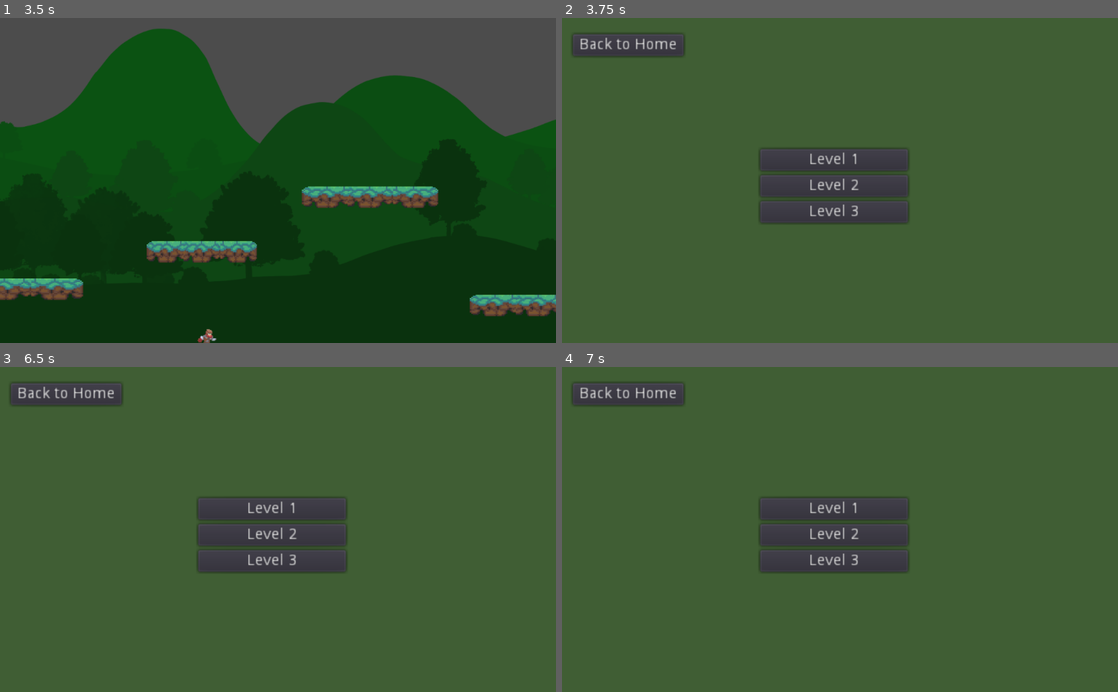
Above: before the commit, frames 1-4 (two rows, left to right).
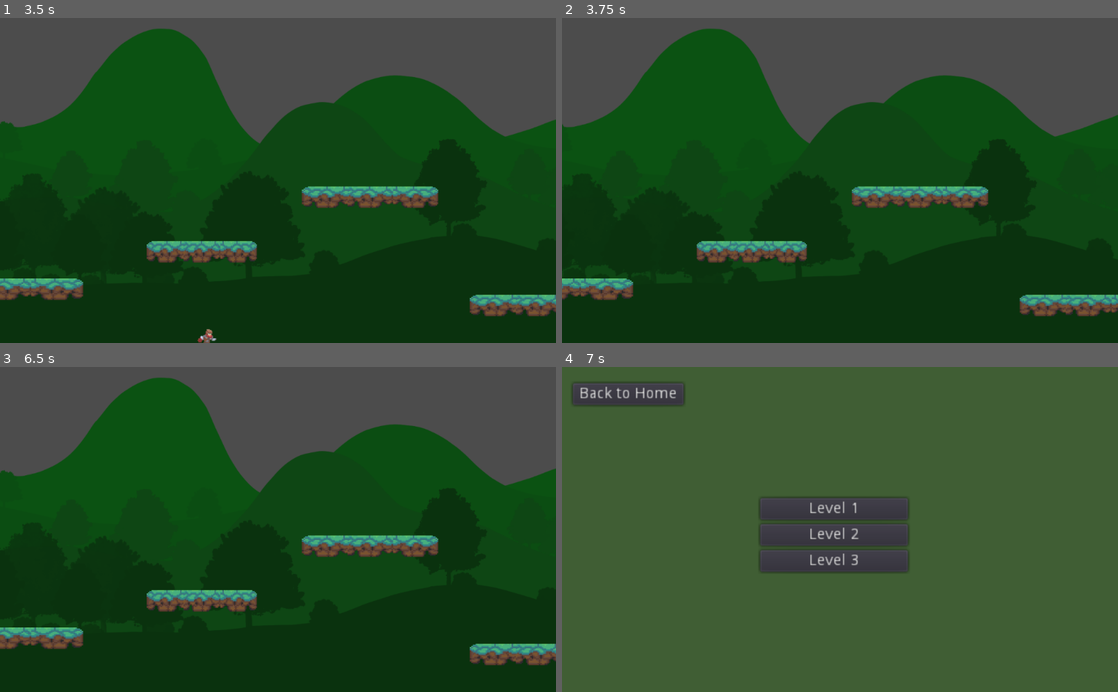
Above: after the commit, the same moments.

Repository: ztd12/GodotGrapple
Game: Godot game, scene res://HUD/Main Menu.tscn
Same seed, same stepped clock (60 frames per second), same inputs: the game is played once before the commit and once after it.
Inputs (mouse positions are in pixels of both pictures, inside the frame that each line leads up to):
- Up to frame 1 (3.5 s): click "Start" at 0.5 s; click "Level 1" at 1.25 s; move the mouse to (400, 164) at 2.02 s; hold D (move_right) from 2.03 s (still down); tap Space (attack) at 2.1 s; tap W (jump) at 2.27, 3.02 s; move the mouse to (166, 196) at 2.77 s; tap S (crouch) at 2.85 s
- Up to frame 2 (3.75 s): move the mouse to (895, 109) at 3.52 s; release D (move_right) at 3.53 s; hold A (move_left) from 3.53 s (still down); tap Shift (dodge) at 3.6 s
- Up to frame 3 (6.5 s): release A (move_left) at 4.25 s; click "Level 1" at 4.25 s; move the mouse to (250, 594) at 5.02 s; hold D (move_right) from 5.03 s (still down); click (250, 594) at 5.1 s; tap W (jump) at 5.27, 6.02 s; move the mouse to (444, 578) at 5.77 s; tap Space (attack) at 5.85 s
- Up to frame 4 (7 s): move the mouse to (673, 480) at 6.52 s; release D (move_right) at 6.53 s; hold A (move_left) from 6.53 s (still down); tap S (crouch) at 6.6 s; tap W (jump) at 6.77 s

Frame 1 is identical in both runs. In frame 2, 77% of the frame differs, in the area x 0-100%, y 3-100%; in frame 3, 77%; in frame 4, nothing differs.

Commit message:
gameover works

Diff:
--- /dev/null
+++ b/Player/Dead.gd
@@ -0,0 +1,8 @@
+extends PlayerState
+
+
+
+func enter(_msg := {}) -> void:
+	$falloff.play()
+	yield($falloff, "finished")
+	get_tree().change_scene("res://HUD/Level Menu.tscn")
--- a/Player/Fall.gd
+++ b/Player/Fall.gd
@@ -6,6 +6,7 @@
 
 export(NodePath) var _hk
 onready var grppl: Node2D = get_node(_hk)
+
 
 func enter(_msg := {}) -> void:
 	animated_sprite.play("fall")
@@ -44,4 +45,4 @@
 			state_machine.transition_to("Run")
 
 	if player.position.y > 750:
-			get_tree().change_scene("res://HUD/Level Menu.tscn")
+		state_machine.transition_to("Dead")
--- a/Player/Player.tscn
+++ b/Player/Player.tscn
@@ -85,6 +85,8 @@
 [ext_resource path="res://Player/Swordsound (1).mp3" type="AudioStream" id=83]
 [ext_resource path="res://Player/GrappleHook.tscn" type="PackedScene" id=84]
 [ext_resource path="res://Player/Hook.gd" type="Script" id=85]
+[ext_resource path="res://Player/game_over_trimmed.wav" type="AudioStream" id=86]
+[ext_resource path="res://Player/Dead.gd" type="Script" id=87]
 
 [sub_resource type="RectangleShape2D" id=2]
 extents = Vector2( 10, 22 )
@@ -192,7 +194,6 @@
 scale = Vector2( 1.5, 1.50676 )
 frames = SubResource( 1 )
 animation = "idle"
-frame = 2
 playing = true
 
 [node name="ground_check_ray" type="RayCast2D" parent="."]
@@ -263,6 +264,13 @@
 stream = ExtResource( 83 )
 volume_db = -20.105
 
+[node name="Dead" type="Node" parent="StateMachine"]
+script = ExtResource( 87 )
+
+[node name="falloff" type="AudioStreamPlayer" parent="StateMachine/Dead"]
+stream = ExtResource( 86 )
+volume_db = 1.238
+
 [node name="AttackTimer" type="Timer" parent="."]
 process_mode = 0
 wait_time = 0.5
Not shown: 1 places in Player/Player.tscn that only renumber resources
Not shown, added: Player/game_over.wav.import
Not shown, added: Player/game_over_trimmed.wav.import
Not shown, changed: .DS_Store
Not shown, added: Player/game_over.wav
Not shown, added: Player/game_over_trimmed.wav
